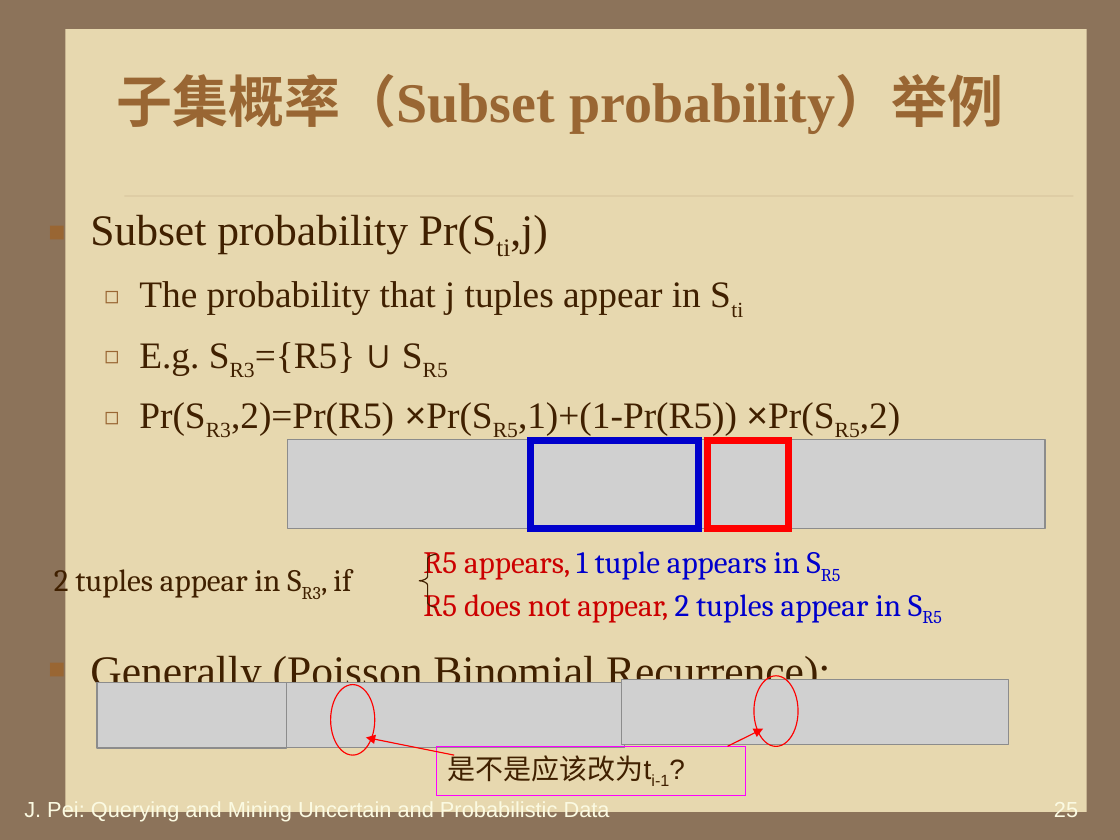
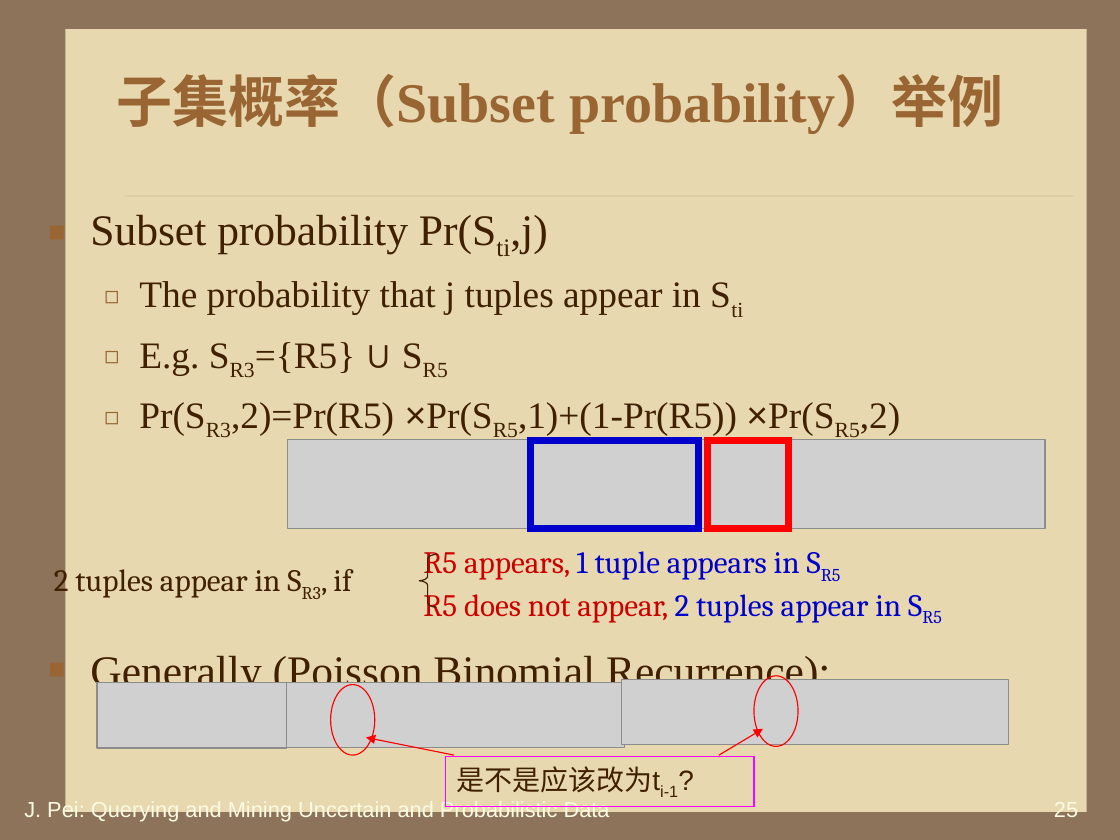
Before and after one commit to HiltonWei/wpstest, a slide deck: slide 25 of branches/区钺坚/读书报告/不确定性数据的查询分析处理.ppt. Drawn at 1120x840 pixels with LibreOffice and Linux fonts; fonts in the diff are those of the drawing; grey boxes stand for pictures; background and template pictures are left out. Boxes give left, top, right and bottom in pixels: in the first picture for what was removed or moved away, otherwise in the second. Text is boxed around its words. In the diff, an @@ line names an element or a change of style, - is before the commit and + after.

```diff
--- a/branches/区钺坚/读书报告/不确定性数据的查询分析处理.ppt
+++ b/branches/区钺坚/读书报告/不确定性数据的查询分析处理.ppt
@@ arrow moved from (728, 746) - (763, 729) to (719, 755) - (763, 729) @@
@@ rectangle "是不是应该改为ti-1?": place and size @@
-rectangle "是不是应该改为ti-1?" at box(437, 746, 746, 795)
+rectangle "是不是应该改为ti-1?" at box(446, 757, 755, 806)
```
Also in this commit, not shown: 12 other slides changed.
